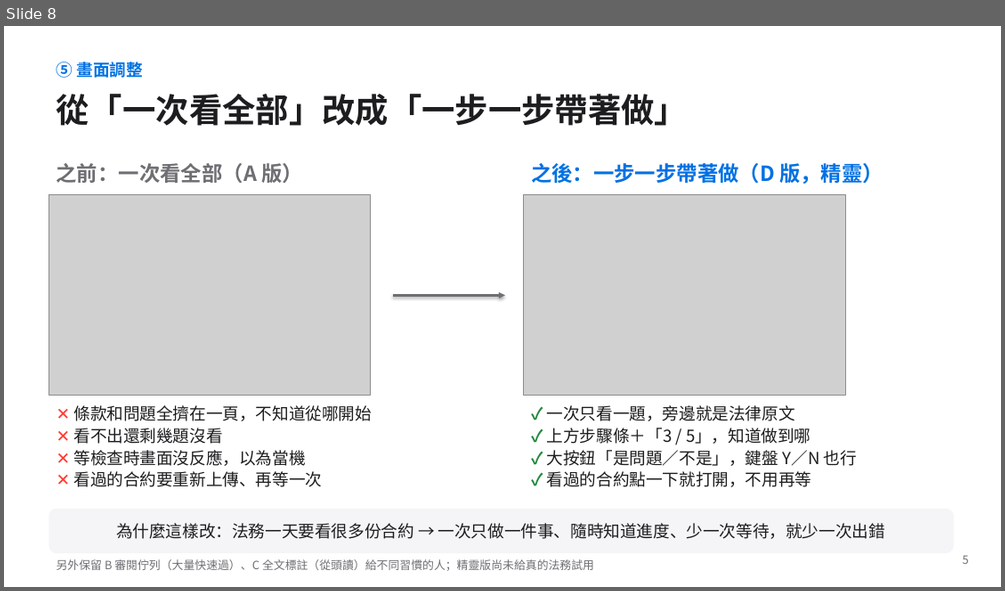
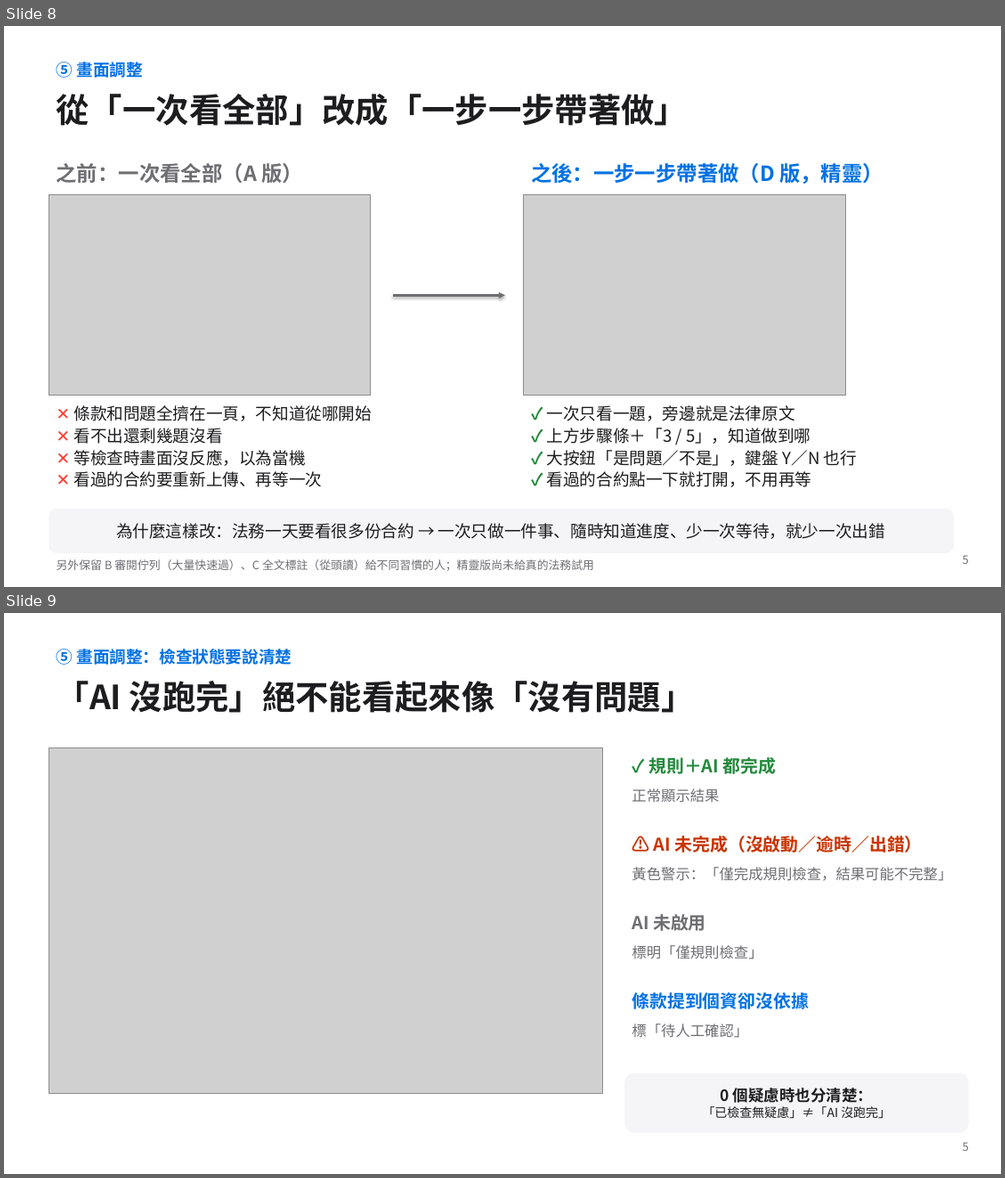
Before and after one commit to jaylooloomi/contract-check, a slide deck: docs/deck/合約外規檢查_簡報_v4.pptx. Shown one above the other, each under a label of ours: slide 8 before the commit, slides 8 and 9 after it. The pictures are 1005x591 and 1005x1178 pixels, drawn with LibreOffice and Linux fonts; fonts in the diff are those of the drawing; grey boxes stand for pictures. Boxes give left, top, right and bottom in pixels: in the first picture for what was removed or moved away, otherwise in the second. Text is boxed around its words. In the diff, an @@ line names an element or a change of style, - is before the commit and + after.

```diff
--- a/docs/deck/合約外規檢查_簡報_v4.pptx
+++ b/docs/deck/合約外規檢查_簡報_v4.pptx
@@ slide 9 added at box(4, 613, 1001, 1174), background #FFFFFF @@
@@ text added at box(57, 649, 291, 665), 16 pt, text #0071E3, bold @@
+⑤ 畫面調整：檢查狀態要說清楚
@@ text added at box(57, 681, 695, 713), 32 pt, text #1D1D1F, bold @@
+「AI 沒跑完」絕不能看起來像「沒有問題」
@@ picture added at box(48, 747, 602, 1093) @@
@@ text added at box(648, 757, 777, 774), 17 pt, text #248A3D, bold @@
+✓ 規則＋AI 都完成
@@ text added at box(631, 788, 719, 803), 14 pt, text #6E6E73 @@
+正常顯示結果
@@ text added at box(654, 835, 922, 852), 17 pt, text #C93400, bold @@
+⚠ AI 未完成（沒啟動／逾時／出錯）
@@ text added at box(631, 867, 952, 881), 14 pt, text #6E6E73 @@
+黃色警示：「僅完成規則檢查，結果可能不完整」
@@ text added at box(631, 914, 706, 931), 17 pt, text #6E6E73, bold @@
+AI 未啟用
@@ text added at box(631, 945, 762, 959), 14 pt, text #6E6E73 @@
+標明「僅規則檢查」
@@ text added at box(631, 992, 809, 1009), 17 pt, text #0071E3, bold @@
+條款提到個資卻沒依據
@@ text added at box(631, 1023, 748, 1038), 14 pt, text #6E6E73 @@
+標「待人工確認」
@@ rounded rectangle added at box(624, 1073, 969, 1133), fill #F5F5F7, 12 pt, text #1D1D1F @@
+0 個疑慮時也分清楚：
+「已檢查無疑慮」≠「AI 沒跑完」
@@ text added at box(963, 1142, 969, 1151), 11 pt, text #6E6E73 @@
+5
```
Also in this commit, not shown: 1 slide changed, 19 other files.
